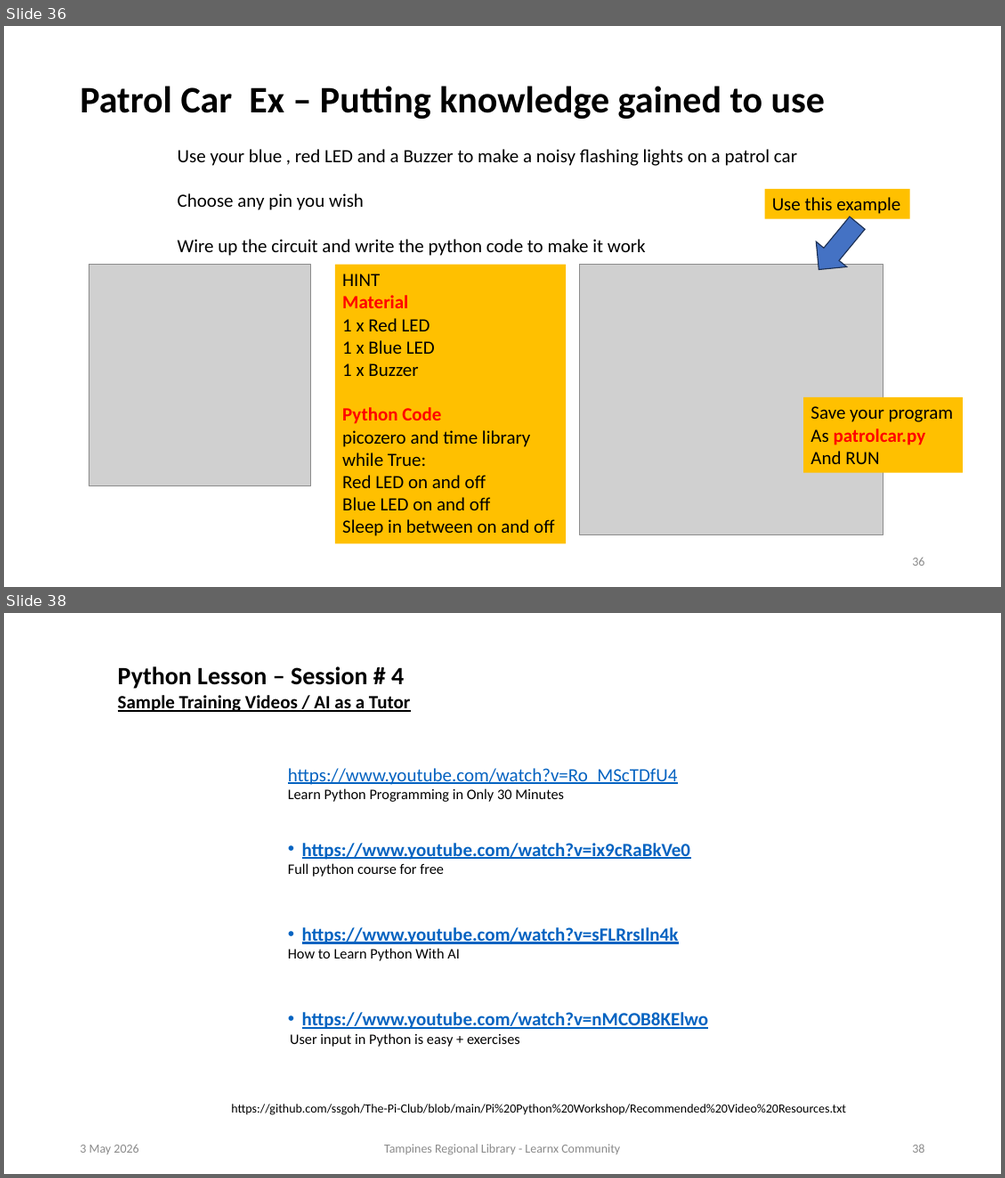
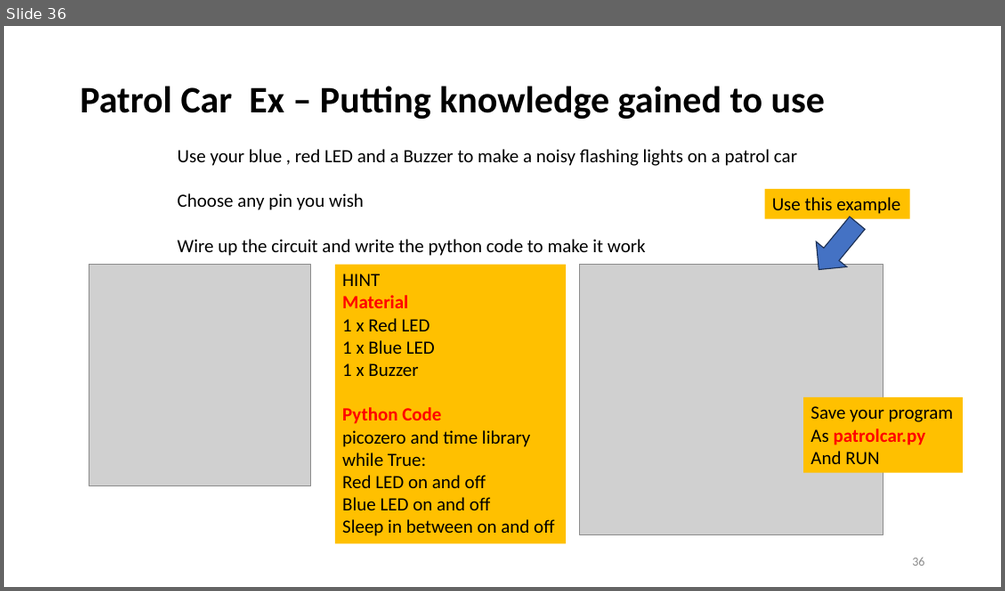
Before and after one commit to ssgoh/Pi-Python-Workshop, a slide deck: Pi Pico Python Course Notes.pptx. Shown one above the other, each under a label of ours: slides 36 and 38 before the commit, slide 36 after it; the slides between them are not shown. The pictures are 1005x1178 and 1005x591 pixels, drawn with LibreOffice and Linux fonts; fonts in the diff are those of the drawing; grey boxes stand for pictures. Boxes give left, top, right and bottom in pixels: in the first picture for what was removed or moved away, otherwise in the second. Text is boxed around its words. In the diff, an @@ line names an element or a change of style, - is before the commit and + after.

```diff
--- a/Pi Pico Python Course Notes.pptx
+++ b/Pi Pico Python Course Notes.pptx
@@ slide 38 removed at bbox=[4, 613, 1001, 1174], background #FFFFFF @@
@@ text removed at bbox=[118, 666, 410, 712] @@
-Python Lesson – Session # 4
-Sample Training Videos / AI as a Tutor
@@ text removed at bbox=[288, 768, 709, 1046] @@
-  https://www.youtube.com/watch?v=Ro_MScTDfU4
-  Learn Python Programming in Only 30 Minutes
-  • https://www.youtube.com/watch?v=ix9cRaBkVe0
-  Full python course for free
-  • https://www.youtube.com/watch?v=sFLRrsIln4k
-  How to Learn Python With AI
-  • https://www.youtube.com/watch?v=nMCOB8KElwo
-User input in Python is easy + exercises
@@ text removed at bbox=[231, 1103, 846, 1115] @@
-https://github.com/ssgoh/The-Pi-Club/blob/main/Pi%20Python%20Workshop/Recommended%20Video%20Resources.txt
@@ text removed at bbox=[80, 1143, 138, 1154] @@
-3 May 2026
@@ text removed at bbox=[384, 1143, 620, 1155] @@
-Tampines Regional Library - Learnx Community
@@ page number removed at bbox=[912, 1143, 924, 1152] @@
-38
```
Also in this commit, not shown: 35 slides changed, 1 other file.
